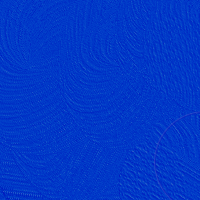
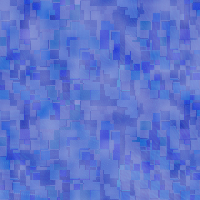
Two versions of the same layered image (200 x 200). Layer-by-layer changes:
renamed "new_water copy" to "boiling ocean", showed it, painted on it over <box>0,0,200,200</box>
renamed "river #1" to "ocean", hid it over <box>0,0,200,200</box>
